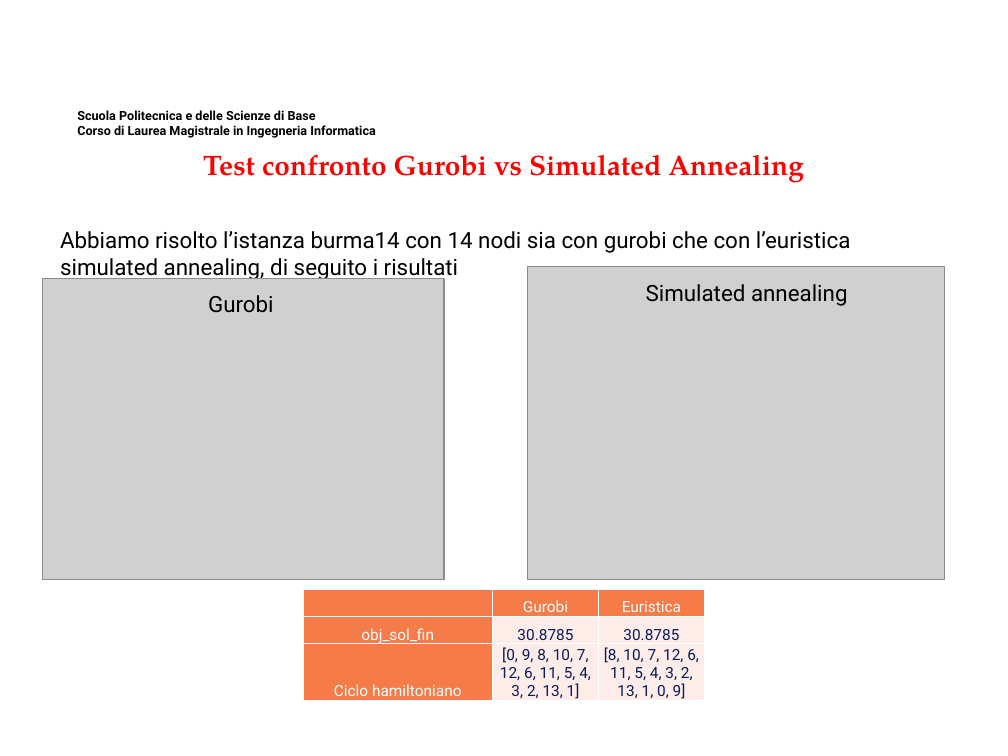
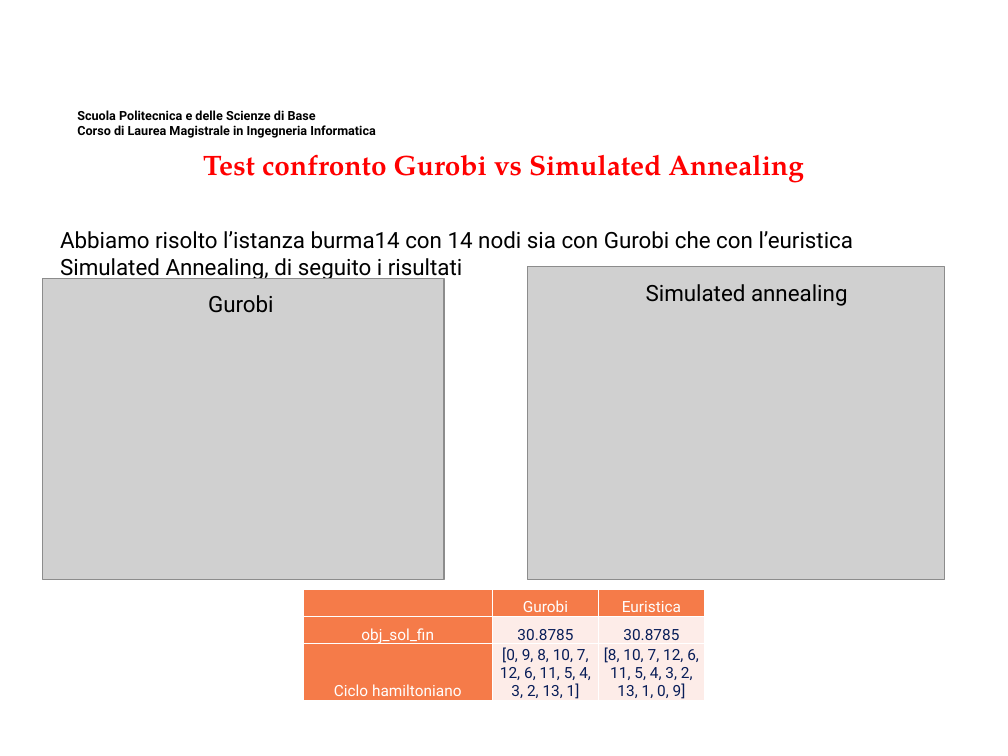
Before and after one commit to MicheleMaresca98/TSP-SimulatedAnnealing, a slide deck: slide 29 of Presentazione Elaborato Ricerca Operativa.pptx (slide 31 before the commit). Drawn at 1008x756 pixels with LibreOffice and Linux fonts; fonts in the diff are those of the drawing; grey boxes stand for pictures; background and template pictures are left out. Boxes give left, top, right and bottom in pixels: in the first picture for what was removed or moved away, otherwise in the second. Text is boxed around its words. In the diff, an @@ line names an element or a change of style, - is before the commit and + after.

Commit message:
Correzione slide, verifica valori delle slide per istanza vm1084 con L = 1084

```diff
--- a/Presentazione Elaborato Ricerca Operativa.pptx
+++ b/Presentazione Elaborato Ricerca Operativa.pptx
@@ text at [60,231,853,281]: text changed @@
-Abbiamo risolto l’istanza burma14 con 14 nodi sia con gurobi che con l’euristica simulated annealing, di seguito i risultati
+Abbiamo risolto l’istanza burma14 con 14 nodi sia con Gurobi che con l’euristica Simulated Annealing, di seguito i risultati
```
Also in this commit, not shown: 4 other slides changed, 2 slides removed, 2 other files.
